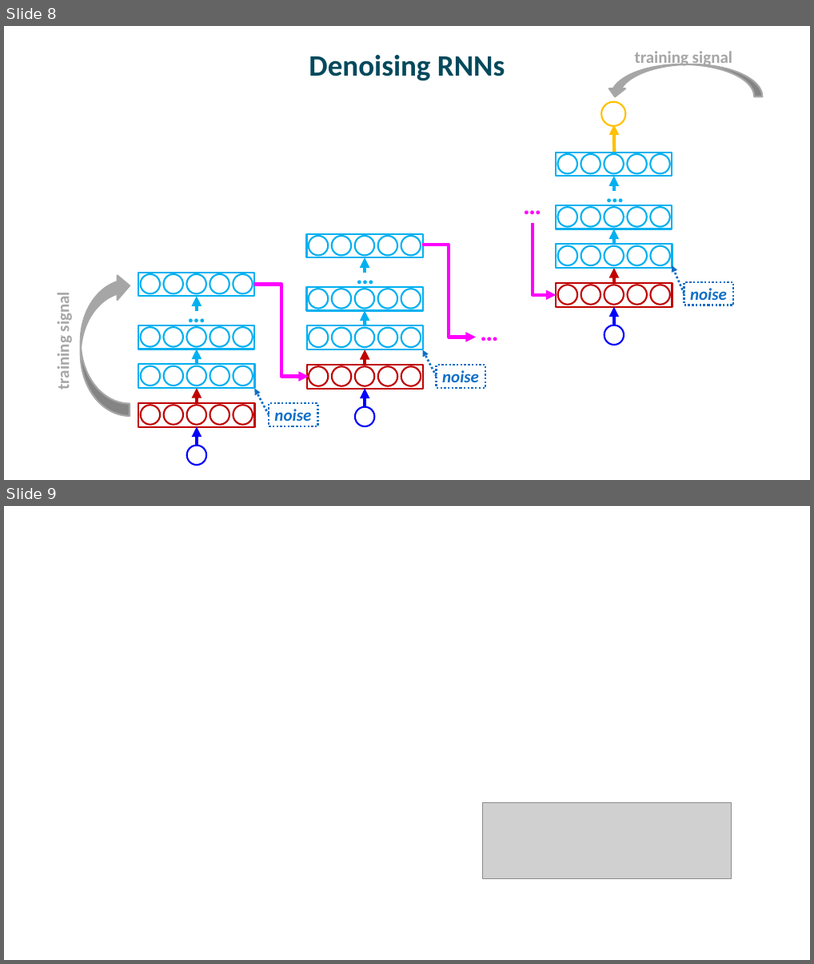
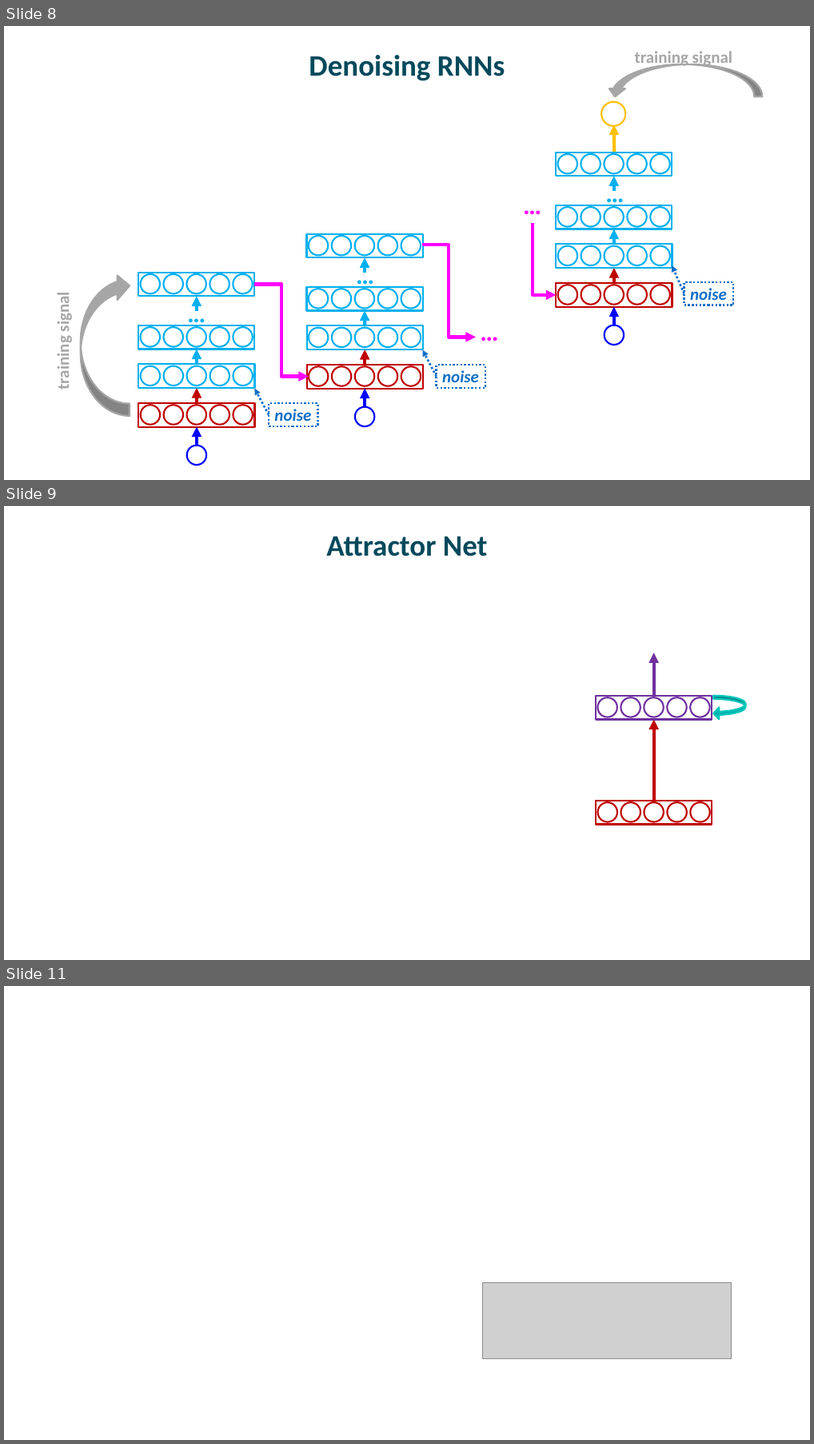
Before and after one commit to mcmozer/State_Denoised_RNN, a slide deck: StateDenoisedRNNs.pptx. Shown one above the other, each under a label of ours: slides 8 and 9 before the commit, slides 8, 9 and 11 after it; the slides between them are not shown. The pictures are 814x964 and 814x1444 pixels, drawn with LibreOffice and Linux fonts; fonts in the diff are those of the drawing; grey boxes stand for pictures. Boxes give left, top, right and bottom in pixels: in the first picture for what was removed or moved away, otherwise in the second. Text is boxed around its words. In the diff, an @@ line names an element or a change of style, - is before the commit and + after.

Commit message:
attractor net with nonneg diagonal connections and weight on external input

```diff
--- a/StateDenoisedRNNs.pptx
+++ b/StateDenoisedRNNs.pptx
@@ slide 9 added at bbox=[4, 506, 810, 960], background #FFFFFF @@
@@ title added at bbox=[326, 536, 488, 556], 35.3 pt, text #03495C, bold @@
+Attractor Net
@@ arrow added from (654, 696) to (654, 653), #7030A0 4 pt @@
@@ group added at bbox=[596, 696, 712, 719]: 5 ellipses, 1 rectangle @@
@@ curved left arrow added at bbox=[714, 696, 746, 719], fill #00B2B2, outline #00C6BA 2 pt @@
@@ arrow added from (654, 803) to (654, 720), #C00000 4 pt @@
@@ group added at bbox=[596, 800, 712, 824]: 5 ellipses, 1 rectangle @@
@@ what was slide 9 is now slide 11 @@
```
Also in this commit, not shown: 1 other slide added, 10 other files.
